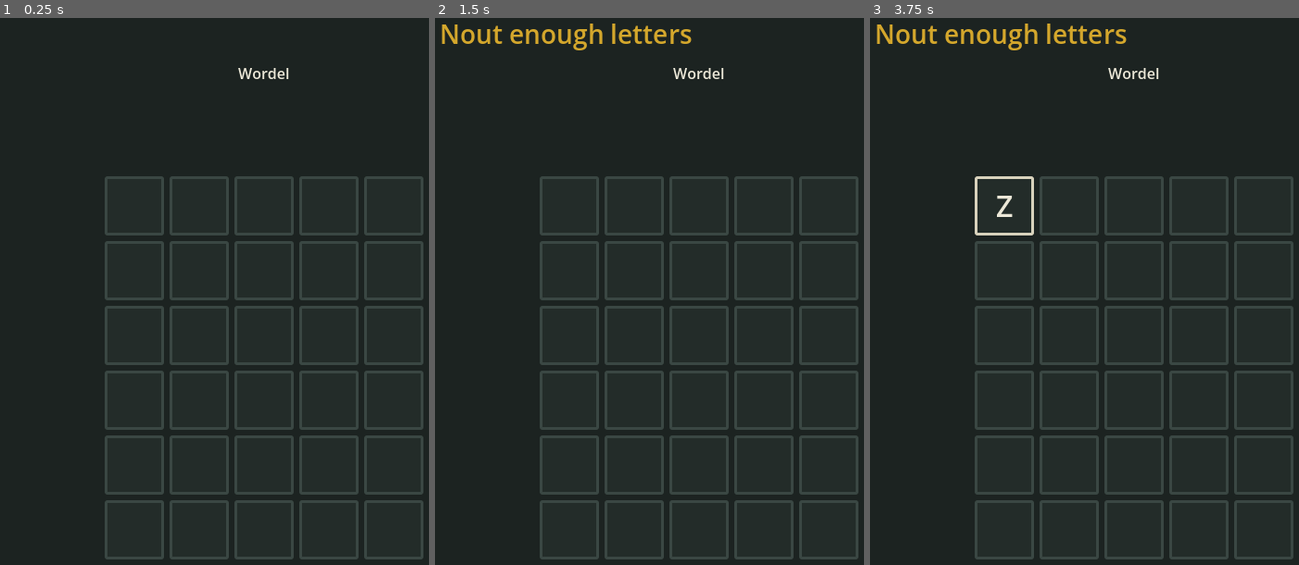
Above: before the commit, frames 1-3 (left to right).
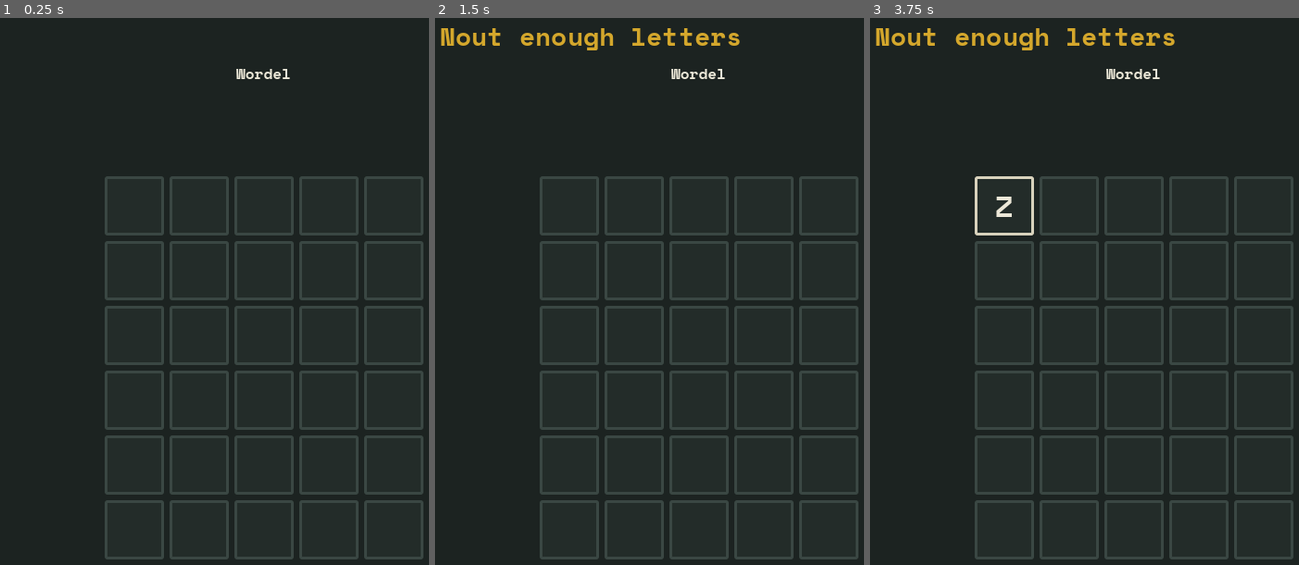
Above: after the commit, the same moments.

Repository: mubixd69-ux/Wordel
Game: Godot game, scene res://scenes/main.tscn
Two runs of this game, one before a commit and one after it. Both use one fixed random seed, a clock stepped at 60 frames per second and the inputs below.
Inputs (mouse positions are in pixels of both pictures, inside the frame that each line leads up to):
- Up to frame 1 (0.25 s): no input
- Up to frame 2 (1.5 s): tap Enter at 0.5 s; move the mouse to (821, 329) at 0.52 s; hold Right 0.53-1.28 s; tap Alt at 0.6 s; click (821, 329) at 0.67 s; tap Space at 1.25 s; move the mouse to (589, 406) at 1.27 s; hold Down from 1.28 s (still down); tap Shift at 1.35 s
- Up to frame 3 (3.75 s): tap Enter at 2, 2.1, 3.5 s; move the mouse to (1191, 203) at 2.02 s; release Down at 2.03 s; hold Right 2.03-2.78 s; tap Space at 2.75 s; move the mouse to (1105, 515) at 2.77 s; hold Up 2.78-3.53 s; tap Backspace at 2.85 s; click (1105, 515) at 2.92 s; move the mouse to (outside the picture) at 3.52 s; hold Left from 3.53 s (still down); tap Z at 3.6 s

The runs differ from the first frame. In frame 1, 0.2% of the frame differs, in the area x 55-68%, y 9-12%; in frame 2, 1.6%; in frame 3, 1.6%, in the area x 1-72%, y 1-37%.

Commit message:
added the font to the labels

Diff:
--- a/scripts/main.gd
+++ b/scripts/main.gd
@@ -11,6 +11,7 @@
 const ACCENT = Color("d4a72c")
 const BORDER = Color("3a4743")
 const BORDER_TYPED = Color("d8d2bc")
+const FONT = preload("res://assets/SpaceMono-Bold.ttf")
 
 var titles = []
 
@@ -51,6 +52,7 @@
 	title.offset_top = 70
 	title.horizontal_alignment = HORIZONTAL_ALIGNMENT_CENTER
 	title.add_theme_font_size_override("font size", 48)
+	title.add_theme_font_override("font", FONT)
 	title.add_theme_color_override("font_color", TEXT)
 	add_child(title)
 
@@ -72,6 +74,7 @@
 			label.horizontal_alignment = HORIZONTAL_ALIGNMENT_CENTER
 			label.vertical_alignment = VERTICAL_ALIGNMENT_CENTER
 			label.add_theme_font_size_override("font_size", 32)
+			label.add_theme_font_override("font", FONT)
 			label.add_theme_color_override("font_color", TEXT)
 			box.add_child(label)
 			row_titles.append(box)
@@ -79,6 +82,7 @@
 
 		message_label = Label.new()
 		message_label.add_theme_font_size_override("font_size", 28)
+		message_label.add_theme_font_override("font", FONT)
 		message_label.add_theme_color_override("font_color", ACCENT)
 		message_label.position = Vector2(20, 20)
 		add_child(message_label)
